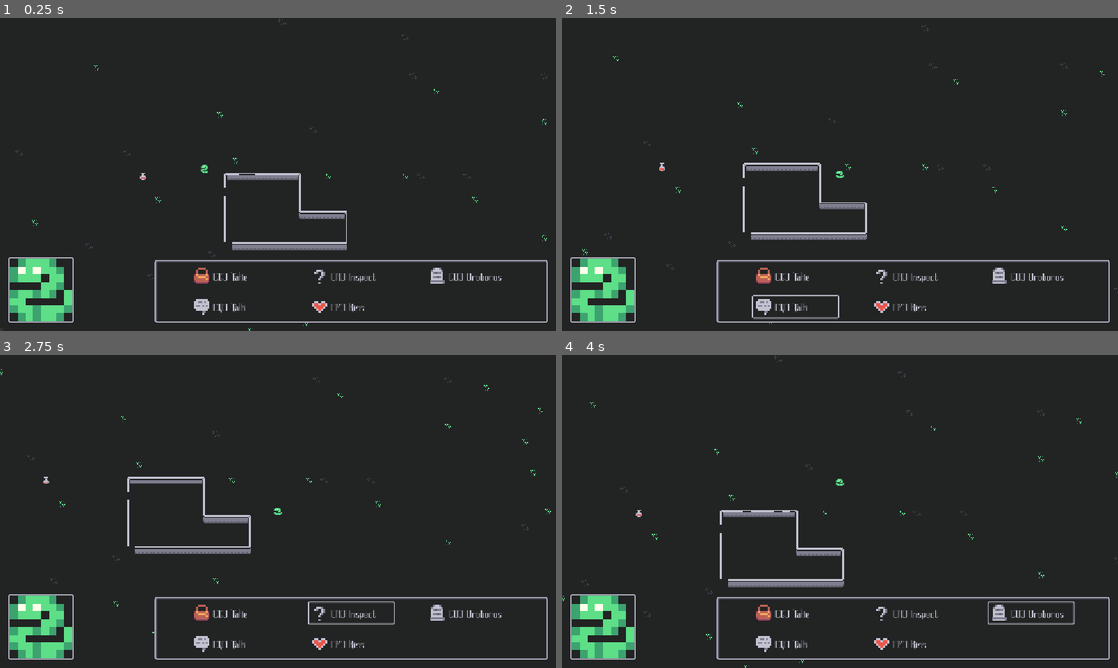
Above: before the commit, frames 1-4 (two rows, left to right).
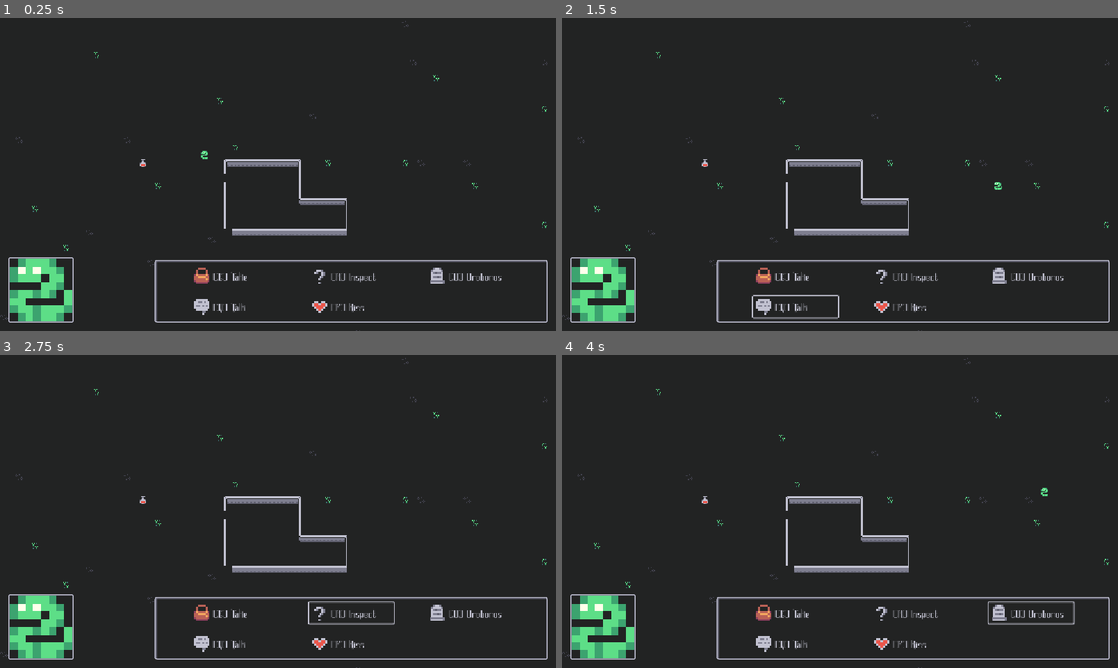
Above: after the commit, the same moments.

Repository: lazzy-cipher/hiss-and-steal
Game: Godot game, scene res://src/tests/main_test.tscn
Two runs of this game, one before a commit and one after it. Both use one fixed random seed, a clock stepped at 60 frames per second and the inputs below. The project has no main scene, so this scene is started directly.
Inputs (mouse positions are in pixels of both pictures, inside the frame that each line leads up to):
- Up to frame 1 (0.25 s): no input
- Up to frame 2 (1.5 s): tap Enter (ui_accept) at 0.5, 0.77 s; move the mouse to (795, 274) at 0.52 s; hold D (right) 0.53-1.28 s; hold Shift (run) 0.53-1.28 s; click (795, 274) at 0.67 s; tap E (take) at 0.8, 1.35 s; move the mouse to (795, 305) at 1.27 s; hold S (down) from 1.28 s (still down); click (795, 305) at 1.42 s
- Up to frame 3 (2.75 s): tap Enter (ui_accept) at 1.52 s; tap Shift (run) at 1.55 s; move the mouse to (350, 611) at 2.02 s; release S (down) at 2.03 s; hold D (right) from 2.03 s (still down); hold E (take) from 2.03 s (still down); tap R (inspect) at 2.1 s; click (350, 611) at 2.17 s
- Up to frame 4 (4 s): move the mouse to (912, 642) at 2.77 s; release D (right) at 2.78 s; release E (take) at 2.78 s; hold W (up) 2.78-3.53 s; tap F (kiss) at 2.85 s; click (912, 642) at 2.92 s; tap Enter (ui_accept) at 3.02, 3.5, 3.77 s; tap Shift (run) at 3.05 s; move the mouse to (1029, 611) at 3.52 s; hold A (left) from 3.53 s (still down); hold E (take) from 3.53 s (still down); tap O (oroboros) at 3.6 s; click (1029, 611) at 3.67 s

The runs differ from the first frame. In frame 1, 2.3% of the frame differs, in the area x 0-99%, y 0-100%; in frame 2, 2.2%; in frame 3, 2.3%; in frame 4, 2.5%, in the area x 0-100%, y 0-100%.
Error after the commit: Assertion failed: run initialize() before using the attribute (res://src/attributes/holding.gd:42)

Commit message:
Progress idk

Diff:
--- a/src/attributes/attribute_class.gd
+++ b/src/attributes/attribute_class.gd
@@ -2,9 +2,7 @@
 extends Node
 
 func _ready() -> void:
-	var parent := get_parent()
-	assert(is_instance_valid(parent), "node must be a child of an Entity")
-	assert(parent is Entity, "node must be a child of an Entity")
+	get_entity() # triggers asserts
 
 
 func get_entity() -> Entity:
--- a/src/attributes/camera_follow.gd
+++ b/src/attributes/camera_follow.gd
@@ -1,7 +1,4 @@
 extends Attribute
-
-@export_node_path("Camera2D") var _camera_path: NodePath
-var _camera: Camera2D
 
 static var _count := 0
 
@@ -11,17 +8,17 @@
 	_count += 1
 	assert(_count == 1, "only one CameraFollow is allowed per scene tree")
 
-	assert(not _camera_path.is_empty(), "must be given a Camera2D to follow")
-	_camera = get_node(_camera_path)
-	assert(is_instance_valid(_camera))
+
+func initialize(camera: Camera2D) -> void:
+	assert(is_instance_valid(camera))
 
 	if not get_entity().is_node_ready():
 		await get_entity().ready
-	if not _camera.is_node_ready():
-		await _camera.ready
+	if not camera.is_node_ready():
+		await camera.ready
 
-	get_entity().position_changed.connect(_camera.set_global_position.unbind(1))
-	_camera.global_position = get_entity().get_world_position()
+	get_entity().position_changed.connect(camera.set_global_position.unbind(1))
+	camera.global_position = get_entity().get_world_position()
 
 
 func _exit_tree() -> void:
--- a/src/attributes/holding.gd
+++ b/src/attributes/holding.gd
@@ -1,8 +1,8 @@
 extends Attribute
 
+signal holding_requested(from: Entity)
+
 const HELD_POSITION := Vector2i.UP
-
-@export_node_path("TileMapLayer") var _held_entities_tilemap_path: NodePath
 
 var _held: Entity
 var _held_entities_tilemap: TileMapLayer
@@ -10,16 +10,20 @@
 func _ready():
 	super()
 
-	assert(not _held_entities_tilemap_path.is_empty())
-	_held_entities_tilemap = get_node(_held_entities_tilemap_path)
-	assert(is_instance_valid(_held_entities_tilemap))
-
 	get_entity().position_changed.connect(_move_held)
 
 
+func initialize(held_entities_tilemap: TileMapLayer) -> void:
+	assert(is_instance_valid(held_entities_tilemap))
+	_held_entities_tilemap = held_entities_tilemap
+
+
 func hold(entity: Entity) -> void:
+	assert(is_instance_valid(_held_entities_tilemap),
+		"run initialize() before using the attribute")
 	assert(is_instance_valid(entity))
-	assert(not is_instance_valid(_held), "holding two items is not a supported feature, yet")
+	assert(not is_instance_valid(_held),
+		"holding two items is not a supported feature, yet")
 
 	var new_held_map_pos: Vector2i = get_entity().get_map_position() + HELD_POSITION
 	var old_map_pos := entity.get_map_position()
@@ -35,6 +39,8 @@
 
 
 func _move_held(new_world_position: Vector2, old_world_position: Vector2) -> void:
+	assert(is_instance_valid(_held_entities_tilemap),
+		"run initialize() before using the attribute")
 	if not is_instance_valid(_held):
 		return
 
@@ -51,3 +57,8 @@
 		_held.get_sprite_id(),
 	)
 	_held._map_position = new_held_map_pos
+
+
+func _unhandled_key_input(event: InputEvent) -> void:
+	if event.is_action_pressed(&"take"):
+		holding_requested.emit(get_entity())
--- a/src/attributes/input_controls.tscn
+++ b/src/attributes/movement_controls.tscn
@@ -1,8 +1,8 @@
 [gd_scene format=3 uid="uid://sk75lsv1ncxu"]
 
-[ext_resource type="Script" uid="uid://vlbyt8kbinfd" path="res://src/attributes/input_controls.gd" id="1_hlnr3"]
+[ext_resource type="Script" uid="uid://vlbyt8kbinfd" path="res://src/attributes/movement_controls.gd" id="1_hlnr3"]
 
-[node name="InputControls" type="Node" unique_id=576649192]
+[node name="MovementControls" type="Node" unique_id=576649192]
 script = ExtResource("1_hlnr3")
 
 [node name="MovementCooldown" type="Timer" parent="." unique_id=53962504]
--- a/src/base_level.tscn
+++ b/src/base_level.tscn
@@ -3,11 +3,8 @@
 [ext_resource type="Script" uid="uid://dwph3hwentqb2" path="res://src/tests/main_test.gd" id="1_jbgfa"]
 [ext_resource type="PackedScene" uid="uid://dy01b51wqfeie" path="res://src/player.tscn" id="2_btbsa"]
 [ext_resource type="Script" uid="uid://bvcyoqjkn5dn6" path="res://src/entity.gd" id="3_jy0de"]
-[ext_resource type="PackedScene" uid="uid://sk75lsv1ncxu" path="res://src/attributes/input_controls.tscn" id="3_k7hka"]
-[ext_resource type="PackedScene" uid="uid://32nj5sxecchf" path="res://src/attributes/camera_follow.tscn" id="4_ohl3f"]
 [ext_resource type="Script" uid="uid://ljuycjkuaihn" path="res://src/tests/camera_2d.gd" id="4_vdy32"]
 [ext_resource type="Script" uid="uid://8amusei1cug0" path="res://src/tests/tile_maps.gd" id="5_8b2g8"]
-[ext_resource type="Script" uid="uid://bkgs61l2h2rbe" path="res://src/attributes/holding.gd" id="5_l54d2"]
 [ext_resource type="TileSet" uid="uid://b6o54rrb4as8x" path="res://resources/game.tres" id="6_wto8j"]
 [ext_resource type="Texture2D" uid="uid://eclrcdc4u3jx" path="res://assets/images/kenney_micro-roguelike/Tilemap/colored_tilemap_packed.png" id="7_gpwag"]
 [ext_resource type="PackedScene" uid="uid://b0nkbgtbnccwc" path="res://src/ui/ui.tscn" id="8_7jnl6"]
@@ -24,15 +21,6 @@
 spawn_position = NodePath("../../EntitySpawnPositions/PlayerSpawn")
 walls_tilemap_path = NodePath("../../TileMaps/Walls")
 entities_tilemap_path = NodePath("../../TileMaps/Entities")
-
-[node name="Holding" type="Node" parent="Entities/Player" unique_id=1249547025]
-script = ExtResource("5_l54d2")
-_held_entities_tilemap_path = NodePath("../../../TileMaps/HeldItem")
-
-[node name="InputControls" parent="Entities/Player" unique_id=576649192 instance=ExtResource("3_k7hka")]
-
-[node name="CameraFollow" parent="Entities/Player" unique_id=2125921163 instance=ExtResource("4_ohl3f")]
-_camera_path = NodePath("../../../Camera")
 
 [node name="Potion" type="Node" parent="Entities" unique_id=514619248]
 script = ExtResource("3_jy0de")
--- a/src/entity.gd
+++ b/src/entity.gd
@@ -32,6 +32,8 @@
 @export_node_path("Node2D") var spawn_position: NodePath
 @export_node_path("TileMapLayer") var walls_tilemap_path: NodePath
 @export_node_path("TileMapLayer") var entities_tilemap_path: NodePath
+
+static var _entity_positions := {}
 
 var _map_position: Vector2i
 
@@ -68,6 +70,7 @@
 
 	_map_position = map_pos # hack to disable sliding
 	var successfully_spawned := set_map_position(map_pos)
+	_entity_positions[_map_position] = self
 
 	assert(successfully_spawned, "unable to spawn")
 
@@ -105,8 +108,12 @@
 	if _walls_tilemap.get_cell_source_id(new_map_pos) != -1:
 		return _try_slide(new_map_pos - _map_position)
 
+	_entity_positions.erase(_map_position)
 	_entities_tilemap.erase_cell(_map_position)
+
 	_map_position = new_map_pos
+
+	_entity_positions.set(_map_position, self)
 	_entities_tilemap.set_cell(
 		new_map_pos,
 		TILEMAP_SOURCE_ID,
@@ -133,3 +140,29 @@
 
 func interact(_from: Entity, _interaction := {}) -> void:
 	pass
+
+
+static func search_entity(at: Vector2i) -> Entity:
+	return _entity_positions.get(at, null)
+
+
+static func search_around(entity: Entity) -> Array[Entity]:
+	var ret := [] as Array[Entity]
+
+	for dir: Vector2i in [
+		Vector2i.UP,
+		Vector2i.DOWN,
+		Vector2i.LEFT,
+		Vector2i.RIGHT,
+		Vector2i.UP + Vector2i.LEFT,
+		Vector2i.UP + Vector2i.RIGHT,
+		Vector2i.DOWN + Vector2i.LEFT,
+		Vector2i.DOWN + Vector2i.RIGHT,
+	]:
+		var search_pos := entity.get_map_position() + dir
+		var found_entity := search_entity(search_pos)
+		if found_entity != null:
+			assert(is_instance_valid(found_entity))
+			ret.push_back(found_entity)
+
+	return ret
--- a/src/player.gd
+++ b/src/player.gd
@@ -1,9 +1,17 @@
 class_name Player
 extends Entity
+
+@export_node_path("Camera2D") var _camera_path: NodePath
+@export_node_path("TileMapLayer") var _held_entities_tilemap_path: NodePath
 
 func _ready():
 	super()
 
+	assert(not _camera_path.is_empty())
+	assert(not _held_entities_tilemap_path.is_empty())
 
-func _setup_tilemaps() -> void:
-	super()
+	%Holding.initialize(get_node(_held_entities_tilemap_path))
+	%CameraFollow.initialize(get_node(_camera_path))
+
+	if owner != self and "on_request_holding" in owner:
+		%Holding.holding_requested.connect(owner.on_request_holding)
--- a/src/player.tscn
+++ b/src/player.tscn
@@ -1,7 +1,18 @@
 [gd_scene format=3 uid="uid://dy01b51wqfeie"]
 
 [ext_resource type="Script" uid="uid://dc8l8523jieq4" path="res://src/player.gd" id="1_3vyb7"]
+[ext_resource type="PackedScene" uid="uid://32nj5sxecchf" path="res://src/attributes/camera_follow.tscn" id="2_bktlc"]
+[ext_resource type="PackedScene" uid="uid://ov4i6owl55nb" path="res://src/attributes/holding.tscn" id="3_pg28d"]
+[ext_resource type="PackedScene" uid="uid://sk75lsv1ncxu" path="res://src/attributes/movement_controls.tscn" id="4_21lrq"]
 
 [node name="Player" type="Node" unique_id=48821969]
 script = ExtResource("1_3vyb7")
 entity_name = "Snakey"
+
+[node name="CameraFollow" parent="." unique_id=2125921163 instance=ExtResource("2_bktlc")]
+unique_name_in_owner = true
+
+[node name="Holding" parent="." unique_id=460519408 instance=ExtResource("3_pg28d")]
+unique_name_in_owner = true
+
+[node name="MovementControls" parent="." unique_id=576649192 instance=ExtResource("4_21lrq")]
--- a/src/tests/main_test.gd
+++ b/src/tests/main_test.gd
@@ -3,3 +3,9 @@
 
 func _ready():
 	%EntitySpawnPositions.queue_free()
+
+
+func on_request_holding(by: Entity) -> void:
+	var available_entities := Entity.search_around(by)
+	# TODO: do a popup, make sure if there are duplicate entities to mark
+	# them as up or down
--- a/src/tests/main_test.tscn
+++ b/src/tests/main_test.tscn
@@ -7,7 +7,7 @@
 [ext_resource type="Script" uid="uid://8amusei1cug0" path="res://src/tests/tile_maps.gd" id="3_ch5kc"]
 [ext_resource type="PackedScene" uid="uid://32nj5sxecchf" path="res://src/attributes/camera_follow.tscn" id="3_fawyb"]
 [ext_resource type="Texture2D" uid="uid://eclrcdc4u3jx" path="res://assets/images/kenney_micro-roguelike/Tilemap/colored_tilemap_packed.png" id="4_72ufq"]
-[ext_resource type="PackedScene" uid="uid://sk75lsv1ncxu" path="res://src/attributes/input_controls.tscn" id="4_vaa5k"]
+[ext_resource type="PackedScene" uid="uid://sk75lsv1ncxu" path="res://src/attributes/movement_controls.tscn" id="4_vaa5k"]
 [ext_resource type="PackedScene" uid="uid://ov4i6owl55nb" path="res://src/attributes/holding.tscn" id="5_fawyb"]
 [ext_resource type="Script" uid="uid://ljuycjkuaihn" path="res://src/tests/camera_2d.gd" id="6_iusc2"]
 [ext_resource type="PackedScene" uid="uid://b0nkbgtbnccwc" path="res://src/ui/ui.tscn" id="7_8ydw5"]
Renamed: src/attributes/input_controls.gd -> src/attributes/movement_controls.gd
Renamed: src/attributes/input_controls.gd.uid -> src/attributes/movement_controls.gd.uid
